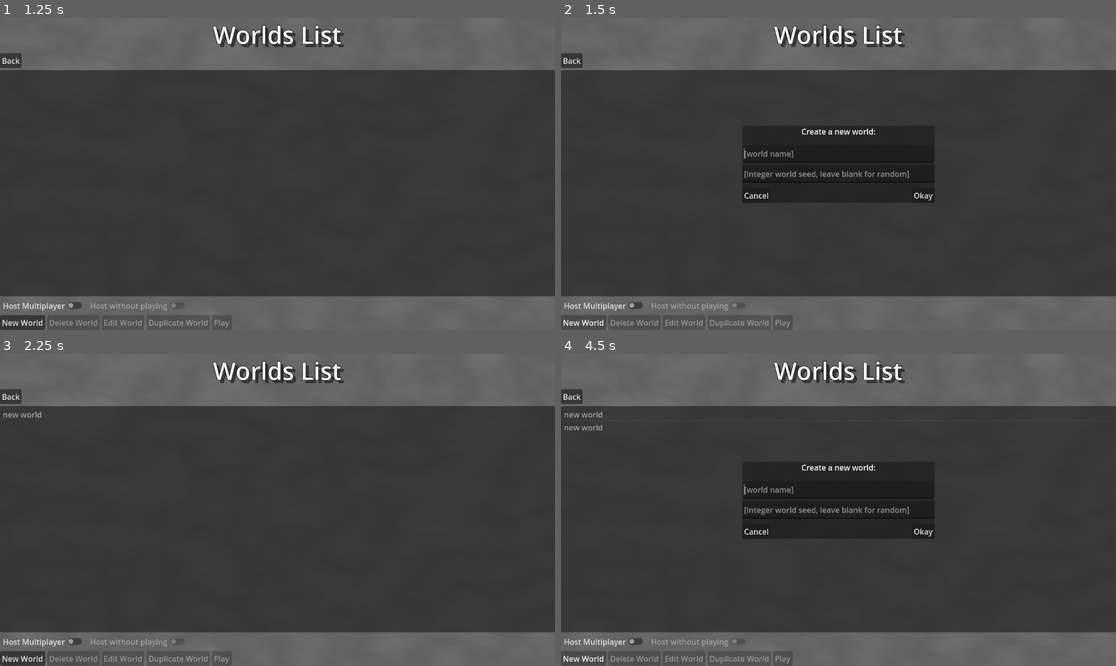
Above: before the commit, frames 1-4 (two rows, left to right).
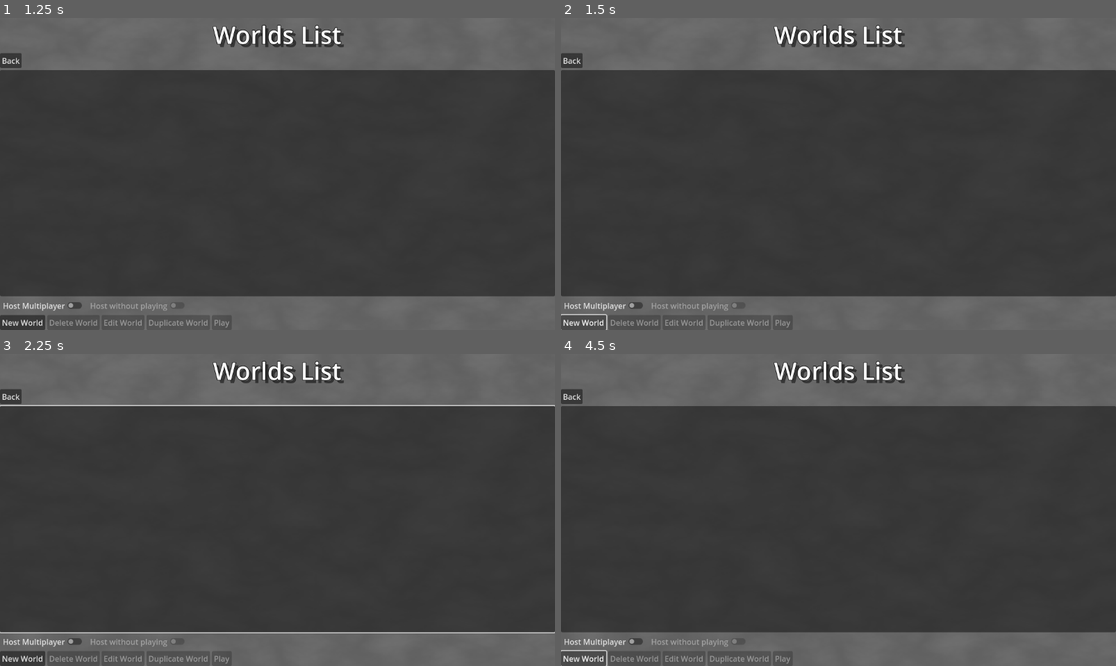
Above: after the commit, the same moments.

Repository: pixerhp/Hatchetflair
Game: Godot game, scene res://scenes/main_scenes/main_menu.tscn
Same seed, same stepped clock (60 frames per second), same inputs: the game is played once before the commit and once after it.
Inputs (mouse positions are in pixels of both pictures, inside the frame that each line leads up to):
- Up to frame 1 (1.25 s): click "Start world" at 0.5 s
- Up to frame 2 (1.5 s): click "New World" at 1.25 s
- Up to frame 3 (2.25 s): click (360, 531) at 2 s, where only the run before the commit has a clickable "Okay"
- Up to frame 4 (4.5 s): click "New World" at 2.75 s; click (921, 531) at 3.5 s, where only the run before the commit has a clickable "Okay"; click "New World" at 4.25 s

Frame 1 is identical in both runs. In frame 2, 4.0% of the frame differs, in the area x 0-68%, y 35-100%; in frame 3, 1.0%; in frame 4, 4.2%, in the area x 0-68%, y 18-100%.
Error after the commit: Parse Error: Too few arguments for "delete_dir_contents()" call. Expected at least 2 but received 1. (res://scripts/autoload_scripts/file_manager.gd:63)

Commit message:
Revised dir deletion funcs, & layout organization
Significantly revised the two directory deletion functions, notably also giving them the functionality to either move files to the OS's trash/recycle-bin vs delete them absolutely, and organized the layout of the whole coding file (with a little table of contents commenting at the start.)

Diff:
--- a/scripts/autoload_scripts/file_manager.gd
+++ b/scripts/autoload_scripts/file_manager.gd
@@ -1,7 +1,129 @@
 extends Node
 
-
-# GENERAL FILE INTERACTION FUNCTIONS:
+# Contents:
+# - Basic dirs and files interactions
+# - File reading and writing
+# - File creating and ensurance
+
+
+# BASIC DIRS AND FILES INTERACTIONS:
+
+func delete_dir(dir_path: String, move_to_os_trash: bool) -> Error:
+	if move_to_os_trash:
+		var err: Error = OS.move_to_trash(ProjectSettings.globalize_path(dir_path))
+		push_error("Failed to move dir into OS trash: ", dir_path, " (Error val:) ", err)
+		return err
+	else:
+		delete_dir_contents(dir_path, false)
+		var err: Error = DirAccess.remove_absolute(dir_path)
+		if err != OK:
+			push_error("Failed to remove dir at path: ", dir_path, " (Error val:) ", err)
+			return FAILED
+		return OK
+func delete_dir_contents(dir_path: String, move_to_os_trash: bool) -> Error:
+	var err: Error
+	var any_errors_occured: bool = false
+	if move_to_os_trash:
+		for nested_dir_name in DirAccess.get_directories_at(dir_path):
+			err = OS.move_to_trash(ProjectSettings.globalize_path(dir_path))
+			if err != OK:
+				push_error("Failed to move dir into OS trash: ", dir_path + "/" + nested_dir_name, " (Error val:) ", err)
+				any_errors_occured = true
+		for file_name in DirAccess.get_files_at(dir_path):
+			err = OS.move_to_trash(ProjectSettings.globalize_path(dir_path + "/" + file_name))
+			if err != OK:
+				push_error("Failed to move file into OS trash: ", dir_path + "/" + file_name, " (Error val:) ", err)
+				any_errors_occured = true
+		if any_errors_occured:
+			return FAILED
+		else:
+			return OK
+	else:
+		for nested_dir_name in DirAccess.get_directories_at(dir_path):
+			if delete_dir(dir_path + "/" + nested_dir_name, false) != OK:
+				any_errors_occured = true
+		for file_name in DirAccess.get_files_at(dir_path):
+			err = DirAccess.remove_absolute(dir_path + "/" + file_name)
+			if err != OK:
+				push_error("Failed to delete file at path: ", dir_path + "/" + file_name, " (Error val:) ", err)
+				any_errors_occured = true
+		if any_errors_occured:
+			return FAILED
+		else:
+			return OK
+
+func copy_dir_to_path(from_dir: String, target_dir: String, replace_if_already_exists: bool) -> bool:
+	if not DirAccess.dir_exists_absolute(from_dir):
+		push_error("Found that the \"from\" directory specified doesn't exist: ", from_dir)
+		return true
+
+	if replace_if_already_exists:
+		# Empty out the destination directory for replacement.
+		if DirAccess.dir_exists_absolute(target_dir):
+			delete_dir_contents(target_dir)
+	else:
+		# Find an available destination directory name and create the directory.
+		target_dir = first_unused_dir_alt(target_dir)
+		DirAccess.make_dir_recursive_absolute(target_dir)
+		if not DirAccess.dir_exists_absolute(target_dir):
+			push_error("Failed to create or find dir: \"", target_dir, " (Abandoning copying.)")
+			return(true)
+
+	# Copy all of the contents into the destination directory.
+	if copy_dir_contents_into_dir(from_dir, target_dir, false):
+		push_warning("Deeper-nested-layer of directory copying encountered an error. (Returning error.")
+		return(true)
+
+	return(false)
+
+func copy_dir_contents_into_dir(from_dir: String, target_dir: String, replace_if_already_exists: bool) -> bool:
+	if not DirAccess.dir_exists_absolute(from_dir):
+		push_error("Found that the \"from\" directory specified doesn't exist: ", from_dir)
+		return true
+	if not DirAccess.dir_exists_absolute(target_dir):
+		push_error("Found that the \"target\" directory specified doesn't exist: ", target_dir)
+		return true
+
+	if replace_if_already_exists:
+		delete_dir_contents(target_dir)
+
+	# Copy all of the (non-directory) files.
+	for file in DirAccess.get_files_at(from_dir):
+		DirAccess.copy_absolute(from_dir + "/" + file, target_dir + "/" + file)
+
+	# Copy all of the directories and their files.
+	for sub_dir in DirAccess.get_directories_at(from_dir):
+		if copy_dir_to_path(from_dir + "/" + sub_dir, target_dir + "/" + sub_dir, false):
+			push_warning("Deeper-nested-layer of directory copying encountered an error. (Returning error.")
+			return(true)
+
+	return(false)
+
+# Note: You should *not* include a "/" at the end of the opening path if you input both paths.
+func first_unused_dir_alt(dir_opening_path: String, dir_ending_path: String = "") -> String:
+	if dir_ending_path == "":
+		# Find and output the first usable alt of the full path.
+		if not DirAccess.dir_exists_absolute(dir_opening_path):
+			return(dir_opening_path)
+		else:
+			# The simple solution is already used, so find an alternate directory name which isn't taken.
+			var attempt_number: int = 1
+			while(DirAccess.dir_exists_absolute(dir_opening_path + " alt_" + str(attempt_number))):
+					attempt_number += 1
+			return(dir_opening_path + " alt_" + str(attempt_number))
+	else:
+		# Find the first usable alt of the full path, and output only the segment at end of said path.
+		if not DirAccess.dir_exists_absolute(dir_opening_path + "/" + dir_ending_path):
+			return(dir_ending_path)
+		else:
+		# The simple solution is already used, so find an alternate directory name which isn't taken.
+			var attempt_number: int = 1
+			while(DirAccess.dir_exists_absolute(dir_opening_path + "/" + dir_ending_path + " alt_" + str(attempt_number))):
+					attempt_number += 1
+			return(dir_ending_path + " alt_" + str(attempt_number))
+
+
+# FILE READING AND WRITING:
 
 func read_txtfile_lines_as_array(file_path: String) -> Array[String]:
 	if not FileAccess.file_exists(file_path):
@@ -145,112 +267,8 @@
 	write_txtfile_from_array_of_lines(file_path, file_contents)
 	return
 
-func delete_dir(dir: String) -> bool:
-	if not DirAccess.dir_exists_absolute(dir):
-		push_error("Found that the directory specified didn't exist: ", dir)
-		return true
-
-	if delete_dir_contents(dir):
-		push_error("Deeper-nested-layer of directory deletion encountered an error attempting to delete the contents of: ", dir, " (Abandoning deletion.)")
-		return true
-
-	DirAccess.remove_absolute(dir)
-	if DirAccess.dir_exists_absolute(dir):
-		push_error("The contents of: ", dir, " were successfully removed, but said directory itself persisted through attempted deletion.")
-		return true
-
-	return false
-
-func delete_dir_contents(dir: String) -> bool:
-	if not DirAccess.dir_exists_absolute(dir):
-		push_error("Found that the directory specified didn't exist: ", dir)
-		return true
-
-	# Delete the contents of all deeper nested directories and all of their files first.
-	for deeper_nested_dir in DirAccess.get_directories_at(dir):
-		if delete_dir(dir + "/" + deeper_nested_dir):
-			push_error("Deeper-nested-layer of directory deletion encountered an error attempting to delete directory: ", dir, "/", deeper_nested_dir)
-			return true
-
-	# Delete all of the (non-directory) files in the current directory.
-	for file in DirAccess.get_files_at(dir):
-		DirAccess.remove_absolute(dir + "/" + file)
-
-	return false
-
-func copy_dir_to_path(from_dir: String, target_dir: String, replace_if_already_exists: bool) -> bool:
-	if not DirAccess.dir_exists_absolute(from_dir):
-		push_error("Found that the \"from\" directory specified doesn't exist: ", from_dir)
-		return true
-
-	if replace_if_already_exists:
-		# Empty out the destination directory for replacement.
-		if DirAccess.dir_exists_absolute(target_dir):
-			delete_dir_contents(target_dir)
-	else:
-		# Find an available destination directory name and create the directory.
-		target_dir = first_unused_dir_alt(target_dir)
-		DirAccess.make_dir_recursive_absolute(target_dir)
-		if not DirAccess.dir_exists_absolute(target_dir):
-			push_error("Failed to create or find dir: \"", target_dir, " (Abandoning copying.)")
-			return(true)
-
-	# Copy all of the contents into the destination directory.
-	if copy_dir_contents_into_dir(from_dir, target_dir, false):
-		push_warning("Deeper-nested-layer of directory copying encountered an error. (Returning error.")
-		return(true)
-
-	return(false)
-
-func copy_dir_contents_into_dir(from_dir: String, target_dir: String, replace_if_already_exists: bool) -> bool:
-	if not DirAccess.dir_exists_absolute(from_dir):
-		push_error("Found that the \"from\" directory specified doesn't exist: ", from_dir)
-		return true
-	if not DirAccess.dir_exists_absolute(target_dir):
-		push_error("Found that the \"target\" directory specified doesn't exist: ", target_dir)
-		return true
-
-	if replace_if_already_exists:
-		delete_dir_contents(target_dir)
-
-	# Copy all of the (non-directory) files.
-	for file in DirAccess.get_files_at(from_dir):
-		DirAccess.copy_absolute(from_dir + "/" + file, target_dir + "/" + file)
-
-	# Copy all of the directories and their files.
-	for sub_dir in DirAccess.get_directories_at(from_dir):
-		if copy_dir_to_path(from_dir + "/" + sub_dir, target_dir + "/" + sub_dir, false):
-			push_warning("Deeper-nested-layer of directory copying encountered an error. (Returning error.")
-			return(true)
-
-	return(false)
-
-# Note: You should *not* include a "/" at the end of the opening path if you input both paths.
-func first_unused_dir_alt(dir_opening_path: String, dir_ending_path: String = "") -> String:
-	if dir_ending_path == "":
-		# Find and output the first usable alt of the full path.
-		if not DirAccess.dir_exists_absolute(dir_opening_path):
-			return(dir_opening_path)
-		else:
-			# The simple solution is already used, so find an alternate directory name which isn't taken.
-			var attempt_number: int = 1
-			while(DirAccess.dir_exists_absolute(dir_opening_path + " alt_" + str(attempt_number))):
-					attempt_number += 1
-			return(dir_opening_path + " alt_" + str(attempt_number))
-	else:
-		# Find the first usable alt of the full path, and output only the segment at end of said path.
-		if not DirAccess.dir_exists_absolute(dir_opening_path + "/" + dir_ending_path):
-			return(dir_ending_path)
-		else:
-		# The simple solution is already used, so find an alternate directory name which isn't taken.
-			var attempt_number: int = 1
-			while(DirAccess.dir_exists_absolute(dir_opening_path + "/" + dir_ending_path + " alt_" + str(attempt_number))):
-					attempt_number += 1
-			return(dir_ending_path + " alt_" + str(attempt_number))
-
-
-
-# FILE CREATION AND ENSURANCE FUNCTIONS:
+
+# FILE CREATING AND ENSURANCE:
 
 func ensure_essential_game_dirs_and_files_exist() -> Error:
 	var err: Error = OK
--- a/scripts/autoload_scripts/global_stuff.gd
+++ b/scripts/autoload_scripts/global_stuff.gd
@@ -24,6 +24,10 @@
 	if VersionManager.ensure_cv_essential_files():
 		push_error("Ensuring that the game's essential files are (or transversioned to) the correct version failed, this may lead to crashes or other unintended behavior.
 		If you decide to play anyways, you should create a personal backup of your worlds and any other files you care about first.")
+
+
+	OS.move_to_trash(ProjectSettings.globalize_path("user://test"))
+
 
 	all_global_stuff_initialized = true
 
